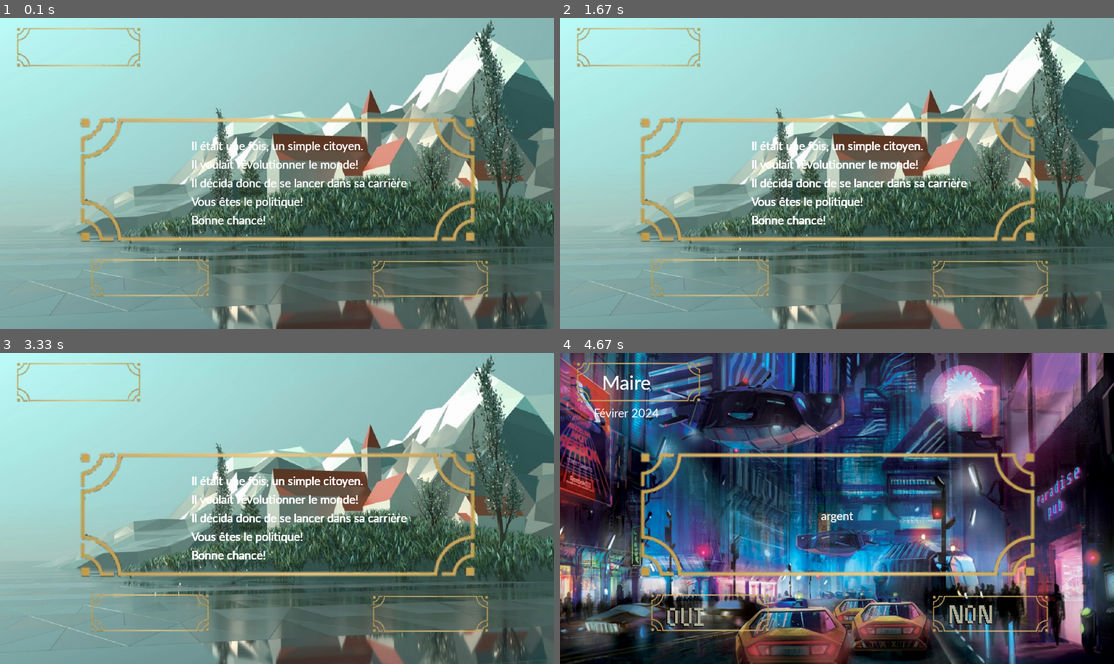
Above: before the commit, frames 1-4 (two rows, left to right).
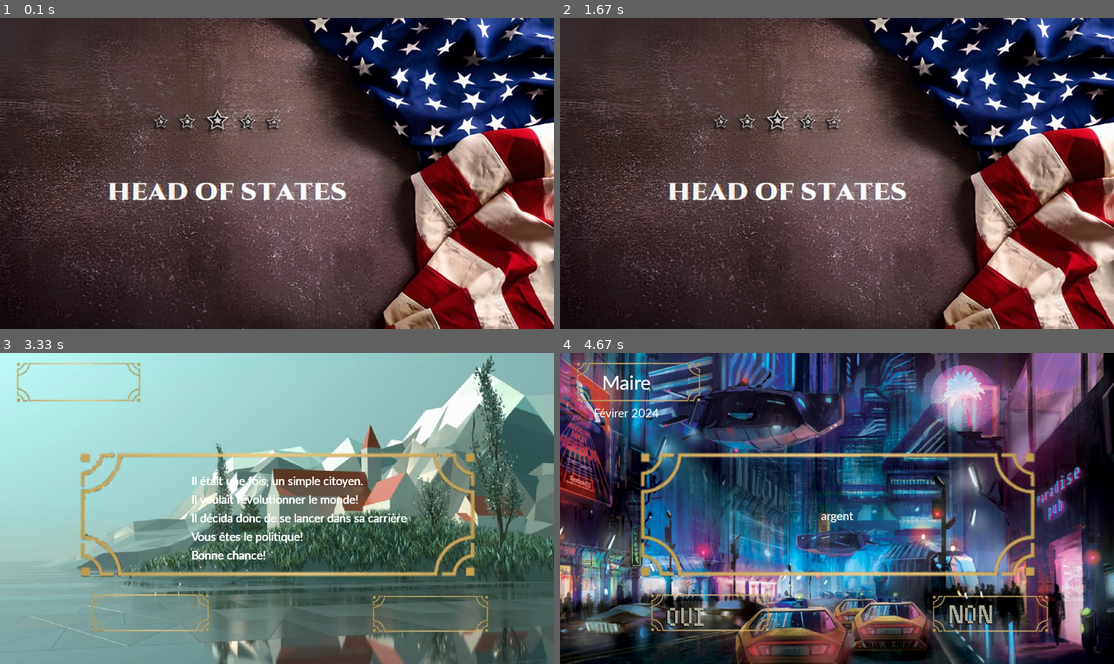
Above: after the commit, the same moments.

Repository: QuentinBubu/trophees-nsi-2022
Game: pygame game, started from main.py
The game is run twice, just before and just after one commit, with the same random seed, the same clock (stepped at 60 frames per second) and the same inputs.
Inputs (mouse positions are in pixels of both pictures, inside the frame that each line leads up to):
- Up to frame 1 (0.1 s): no input
- Up to frame 2 (1.67 s): no input
- Up to frame 3 (3.33 s): no input
- Up to frame 4 (4.67 s): click (953, 452) at 3.38 s; click (687, 617) at 3.72 s; click (969, 617) at 4.12 s; press the mouse at (687, 617) at 4.4 s; move the mouse to (687, 611) at 4.5 s; release the mouse at (692, 604) at 4.63 s

The runs differ from the first frame. In frame 1, 98% of the frame differs, in the area x 0-100%, y 0-100%; in frame 2, 98%; in frame 3, 0.1%; in frame 4, nothing differs.

Commit message:
Remise en place de l'ecran d'attente

Diff:
--- a/main.py
+++ b/main.py
@@ -19,7 +19,7 @@
         once = False
         screen.set_fond('image/logo.png')
         pygame.display.flip()
-        time.sleep(0)
+        time.sleep(3)
     screen.set_fond('image/temp_debut.jpg')
 
     for event in pygame.event.get():
